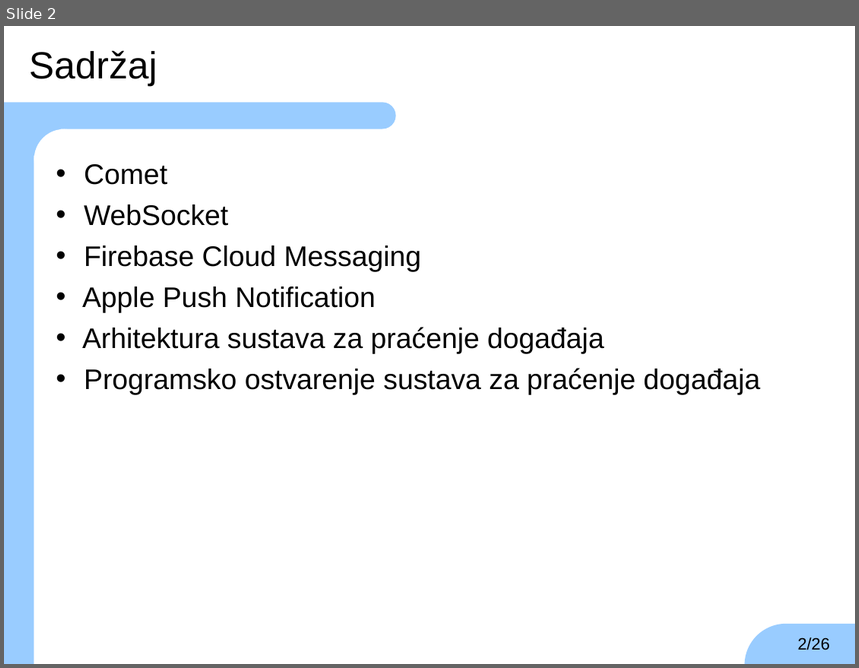
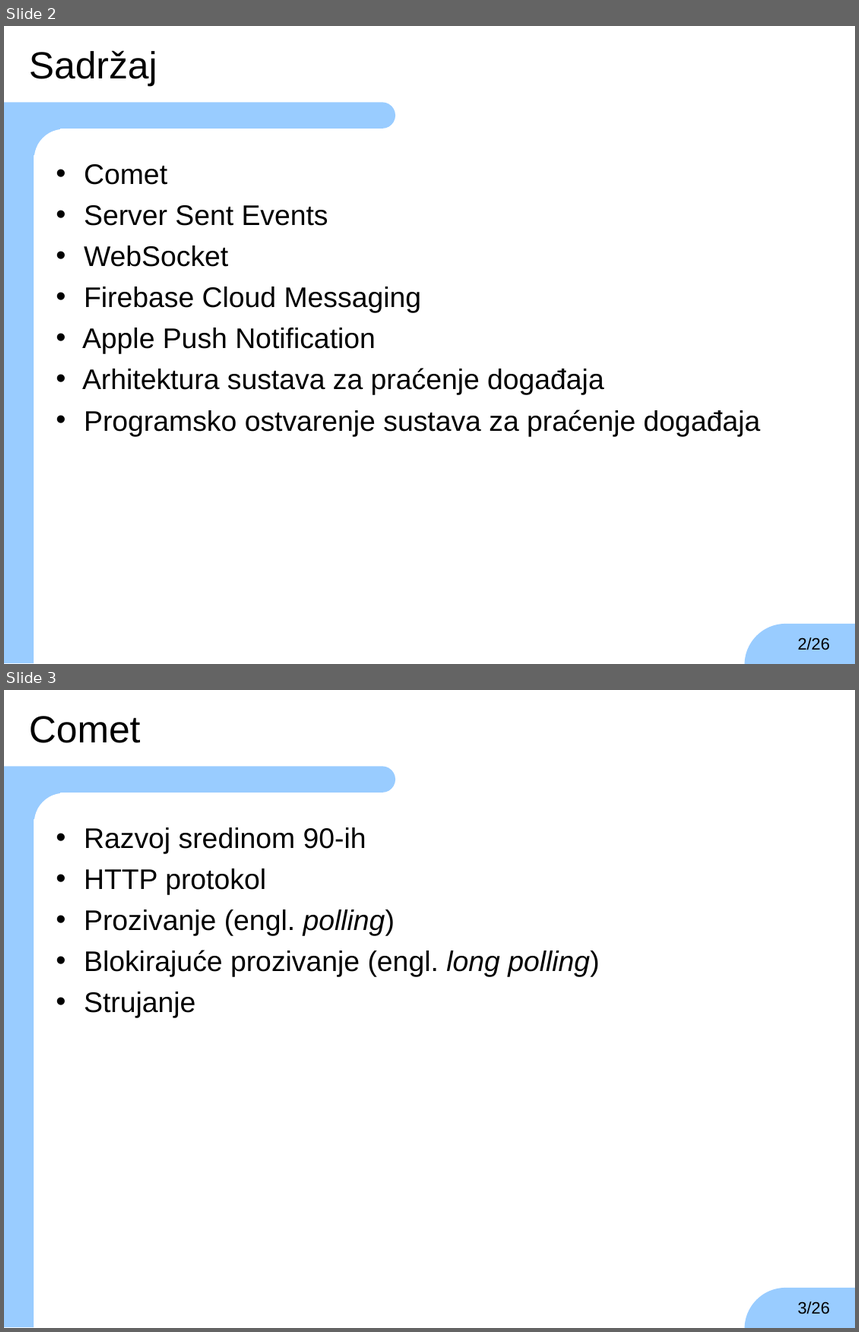
Before and after one commit to TheKarlo95/ZavrsniRad, a slide deck: zr-prezentacija-karlo-vrbic.ppt. Shown one above the other, each under a label of ours: slide 2 before the commit, slides 2 and 3 after it. The pictures are 859x668 and 859x1332 pixels, drawn with LibreOffice and Linux fonts; fonts in the diff are those of the drawing; background and template pictures are left out. Boxes give left, top, right and bottom in pixels: in the first picture for what was removed or moved away, otherwise in the second. Text is boxed around its words. In the diff, an @@ line names an element or a change of style, - is before the commit and + after.

```diff
--- a/zr-prezentacija-karlo-vrbic.ppt
+++ b/zr-prezentacija-karlo-vrbic.ppt
@@ slide 3 added at (4, 690, 855, 1328), background #FFFFFF; not listed: 6 template elements that a slide beside it also shows @@
@@ text added at (29, 716, 141, 743), 32 pt, text #000000 @@
+Comet
@@ text added at (84, 828, 599, 1018), 24 pt, text #000000 @@
+• Razvoj sredinom 90-ih
+• HTTP protokol
+• Prozivanje (engl. polling)
+• Blokirajuće prozivanje (engl. long polling)
+• Strujanje
@@ page number added at (798, 1302, 830, 1315), 14 pt, text #000000 @@
+3/26
@@ slide 2 changed as well @@
@@ text at (84, 205, 329, 226): paragraph added @@
+• Server Sent Events
```
Also in this commit, not shown: 8 other slides added, 10 other files.
